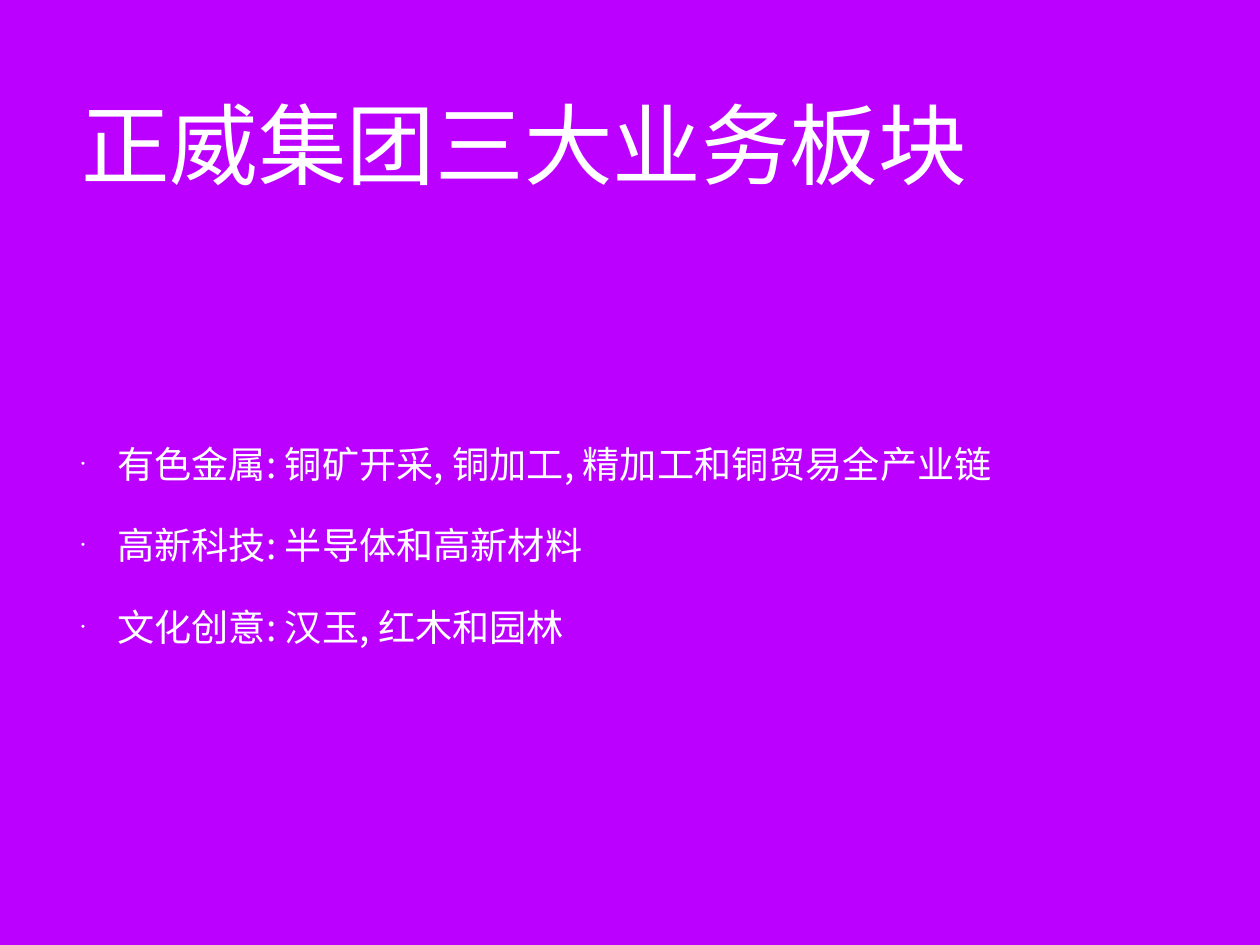
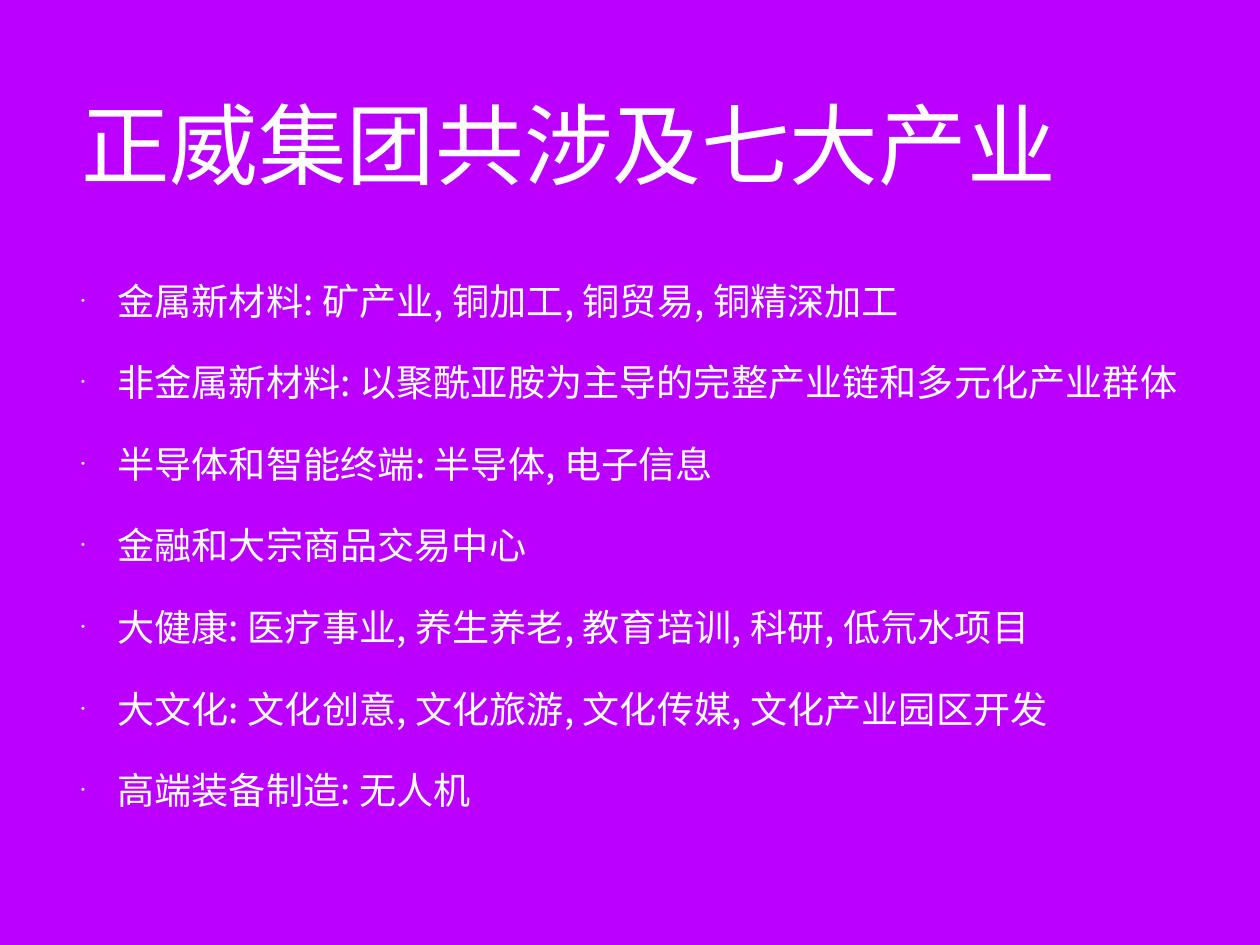
Before and after one commit to minibear0523/AmerGroup, a slide deck: slide 10 of 正威国际集团V1.0.pptx. Drawn at 1260x945 pixels with LibreOffice and Linux fonts; fonts in the diff are those of the drawing; background and template pictures are left out. Boxes give left, top, right and bottom in pixels: in the first picture for what was removed or moved away, otherwise in the second. Text is boxed around its words. In the diff, an @@ line names an element or a change of style, - is before the commit and + after.

```diff
--- a/正威国际集团V1.0.pptx
+++ b/正威国际集团V1.0.pptx
@@ title at bbox=[81, 103, 1056, 186]: text changed @@
-正威集团三大业务板块
+正威集团共涉及七大产业
@@ text at bbox=[117, 283, 1177, 807]: text changed @@
-• 有色金属: 铜矿开采, 铜加工, 精加工和铜贸易全产业链
-• 高新科技: 半导体和高新材料
-• 文化创意: 汉玉, 红木和园林
+• 金属新材料: 矿产业, 铜加工, 铜贸易, 铜精深加工
+• 非金属新材料: 以聚酰亚胺为主导的完整产业链和多元化产业群体
+• 半导体和智能终端: 半导体, 电子信息
+• 金融和大宗商品交易中心
+• 大健康: 医疗事业, 养生养老, 教育培训, 科研, 低氘水项目
+• 大文化: 文化创意, 文化旅游, 文化传媒, 文化产业园区开发
+• 高端装备制造: 无人机
```
Also in this commit, not shown: 8 other slides changed, 9 slides added, 2 other files.
